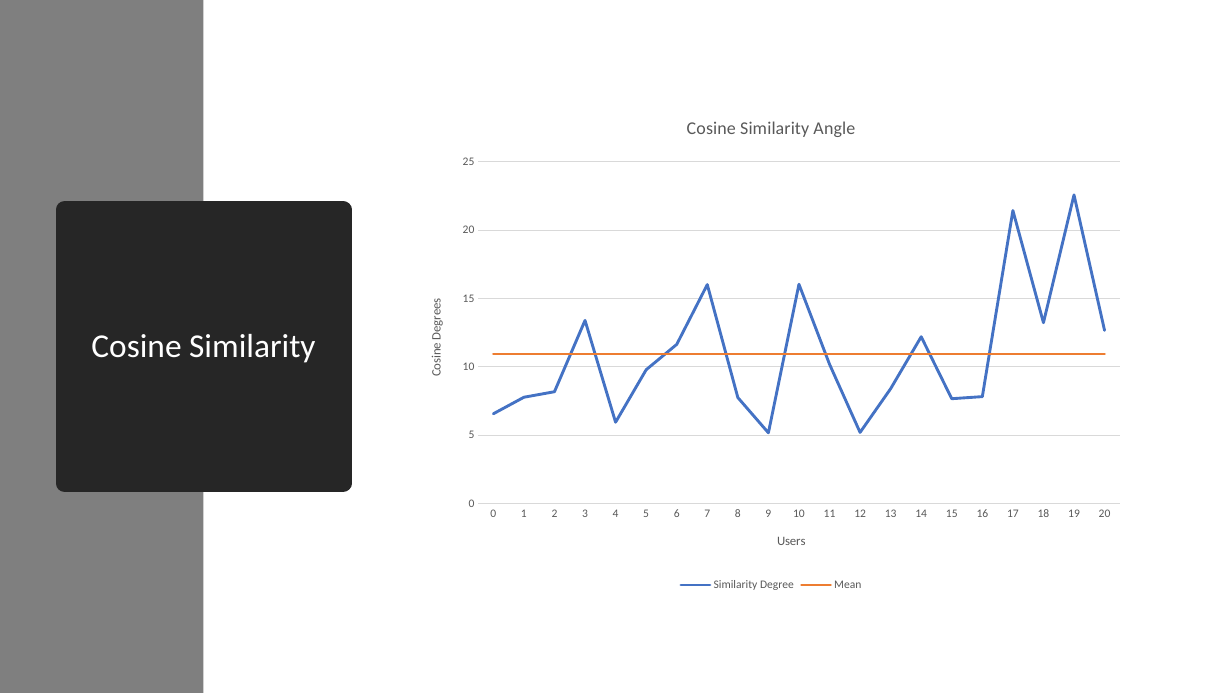
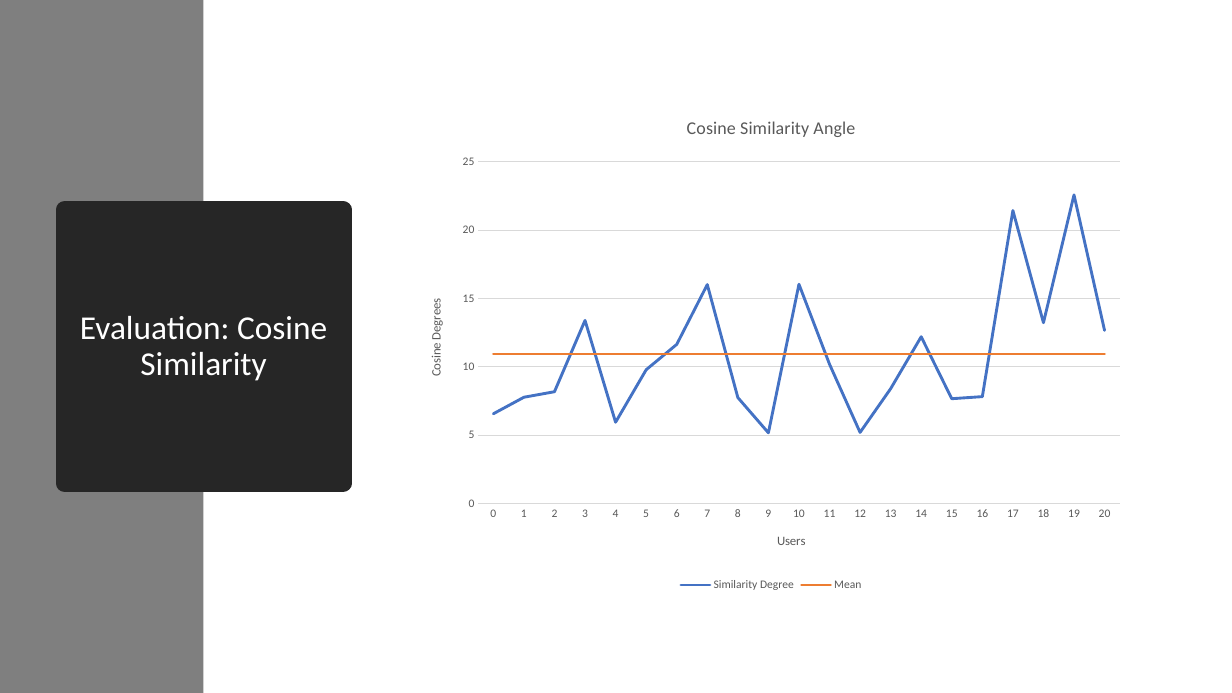
Before and after one commit to shank121991/winthesislocation, a slide deck: slide 14 of Writings/Final.pptx (slide 12 before the commit). Drawn at 1232x693 pixels with LibreOffice and Linux fonts; fonts in the diff are those of the drawing. Boxes give left, top, right and bottom in pixels: in the first picture for what was removed or moved away, otherwise in the second. Text is boxed around its words. In the diff, an @@ line names an element or a change of style, - is before the commit and + after.

```diff
--- a/Writings/Final.pptx
+++ b/Writings/Final.pptx
@@ title at (x1=80, y1=316, x2=327, y2=381): text changed @@
-Cosine Similarity
+Evaluation: Cosine Similarity
```
Also in this commit, not shown: 6 other slides changed, 2 slides added, 2 other files.
